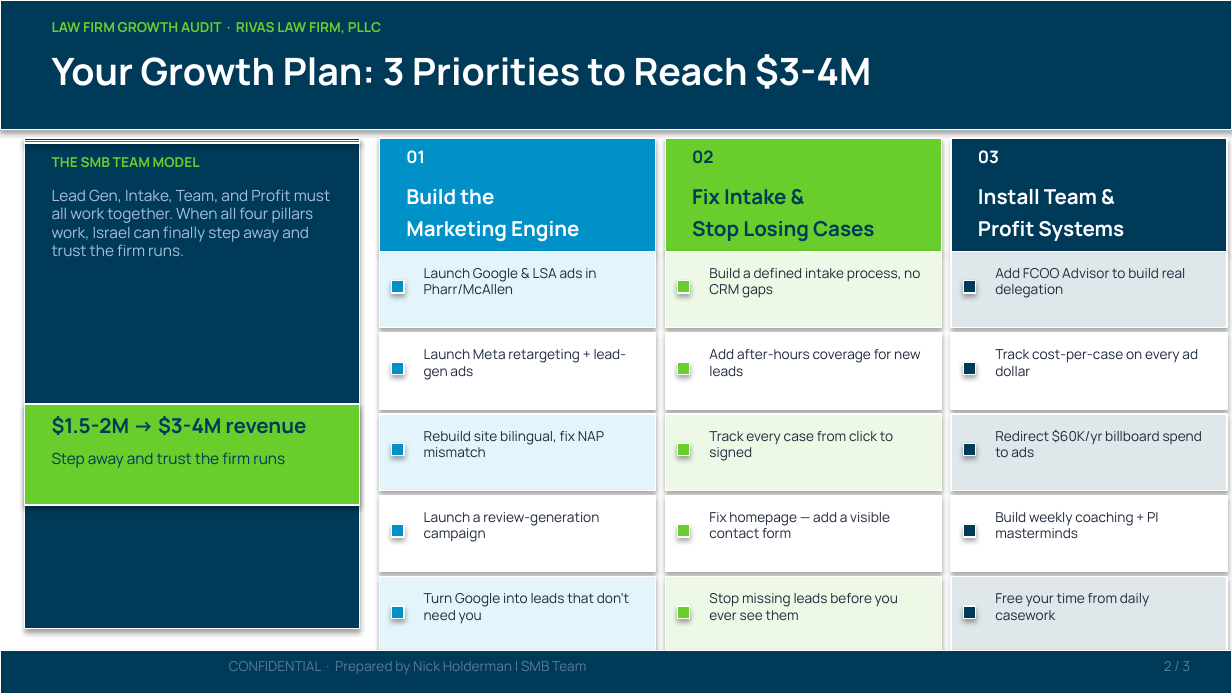
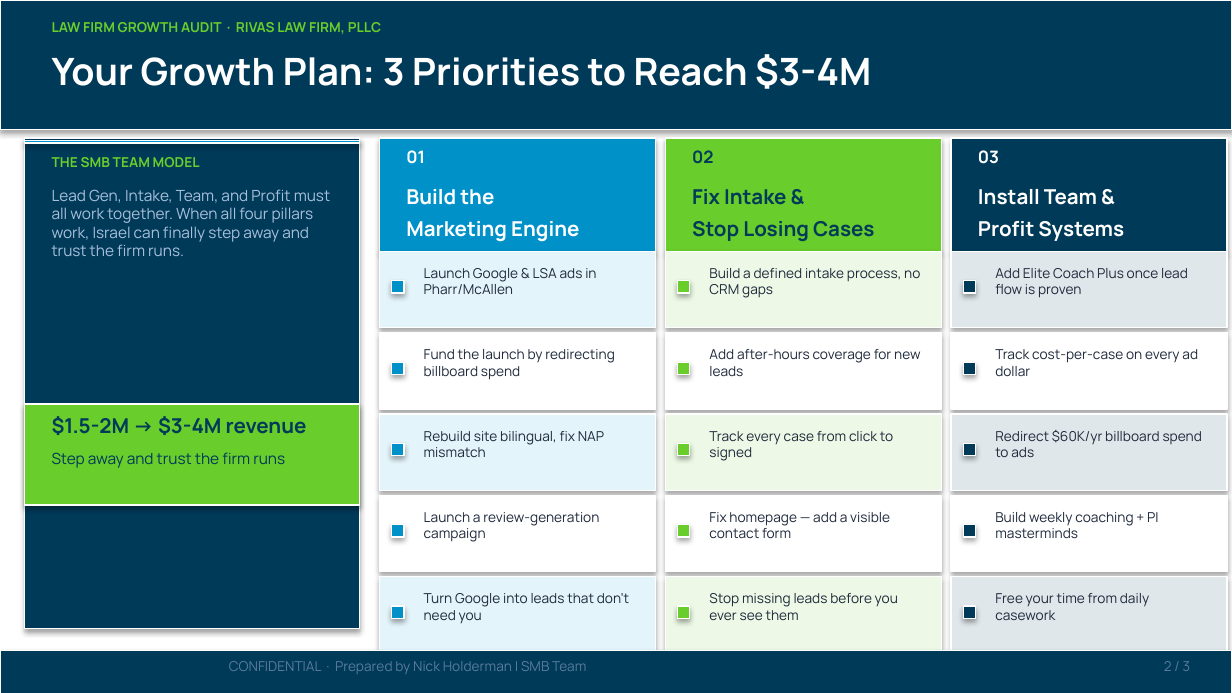
Before and after one commit to SMB-Team-Technology/workwith-smbteam, a slide deck: slide 2 of irivas/Rivas Law Firm_August 17, 2026_Proposal.pptx. Drawn at 1232x693 pixels with LibreOffice and Linux fonts; fonts in the diff are those of the drawing. Boxes give left, top, right and bottom in pixels: in the first picture for what was removed or moved away, otherwise in the second. Text is boxed around its words. In the diff, an @@ line names an element or a change of style, - is before the commit and + after.

```diff
--- a/irivas/Rivas Law Firm_August 17, 2026_Proposal.pptx
+++ b/irivas/Rivas Law Firm_August 17, 2026_Proposal.pptx
@@ text at (995,268,1188,298): text changed @@
-Add FCOO Advisor to build real delegation
+Add Elite Coach Plus once lead flow is proven
@@ text at (424,349,615,380): text changed @@
-Launch Meta retargeting + lead-gen ads
+Fund the launch by redirecting billboard spend
```
Also in this commit, not shown: 2 other slides changed, 15 other files.
